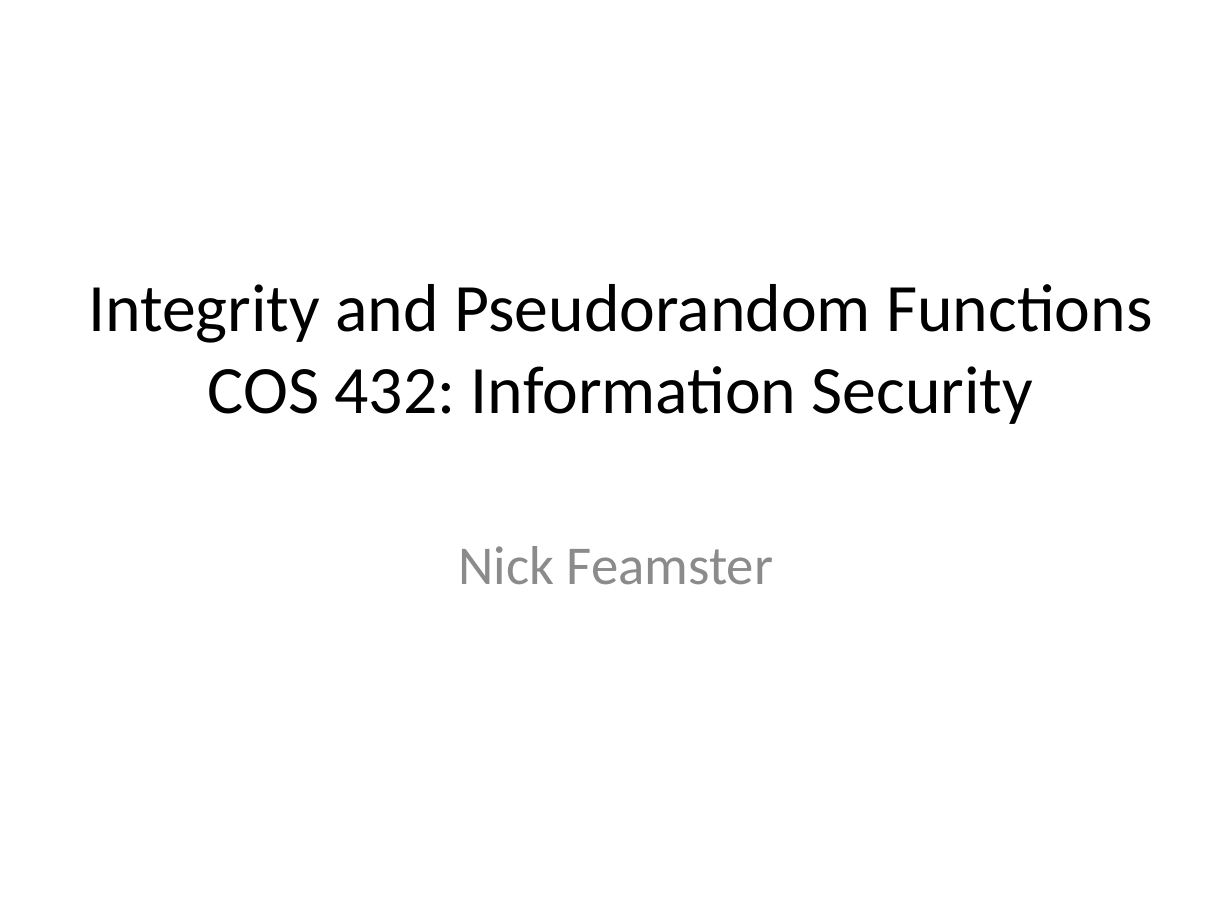
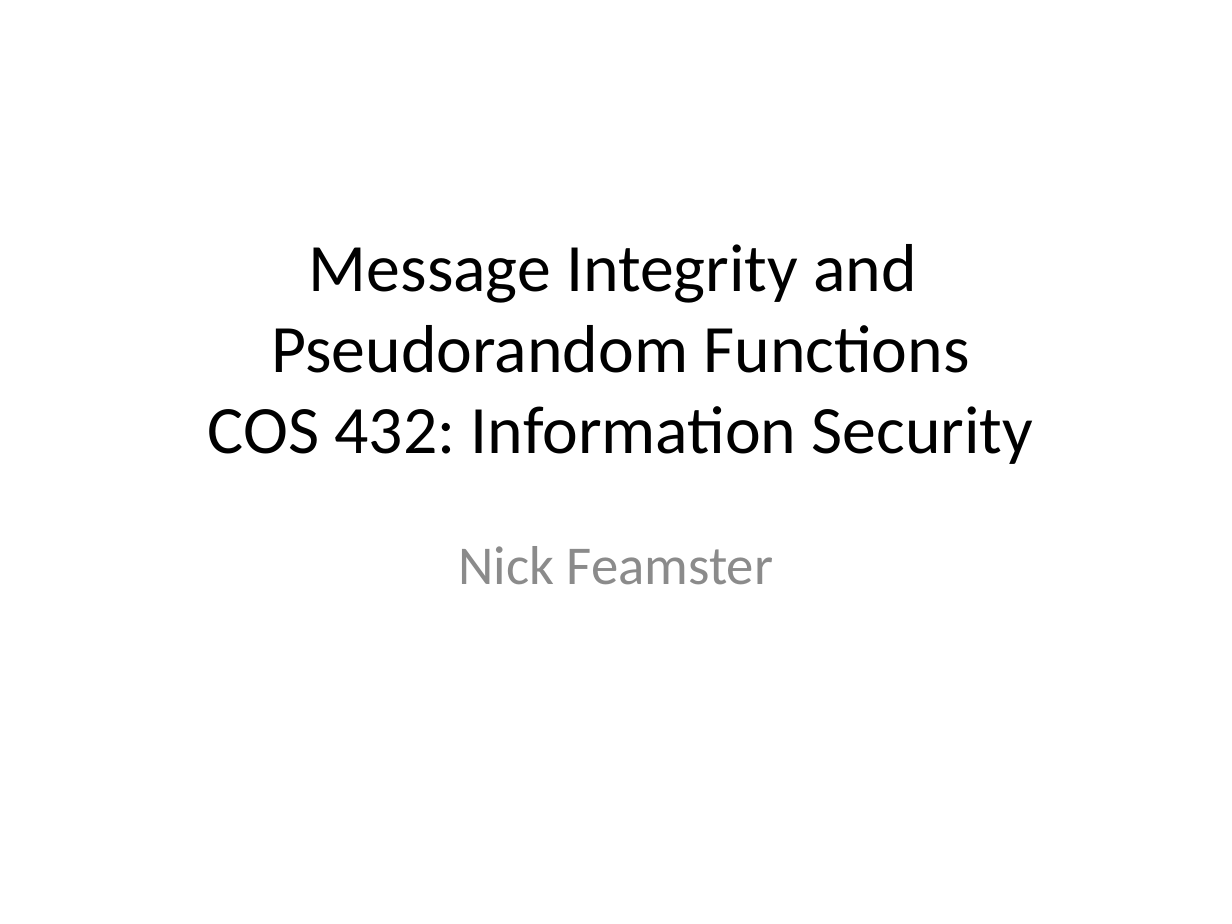
Before and after one commit to noise-lab/security-course, a slide deck: slide 1 of fall2016/lectures/3-Integrity-PRF.pptx. Drawn at 1232x924 pixels with LibreOffice and Linux fonts; fonts in the diff are those of the drawing. Boxes give left, top, right and bottom in pixels: in the first picture for what was removed or moved away, otherwise in the second. Text is boxed around its words. In the diff, an @@ line names an element or a change of style, - is before the commit and + after.

```diff
--- a/fall2016/lectures/3-Integrity-PRF.pptx
+++ b/fall2016/lectures/3-Integrity-PRF.pptx
@@ title at [208, 244, 1033, 464]: text changed @@
-Integrity and Pseudorandom Functions
-COS 432: Information Security
+Message Integrity and
+Pseudorandom Functions
+COS 432: Information Security
```
Also in this commit, not shown: 20 other slides changed, 3 other files.
